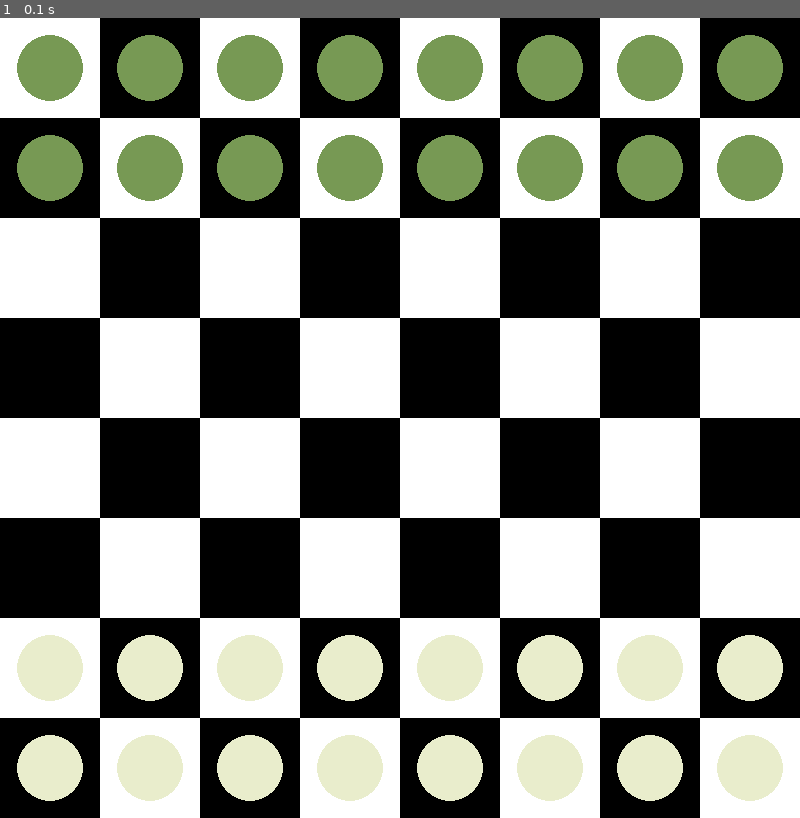
Above: before the commit, frame 1.
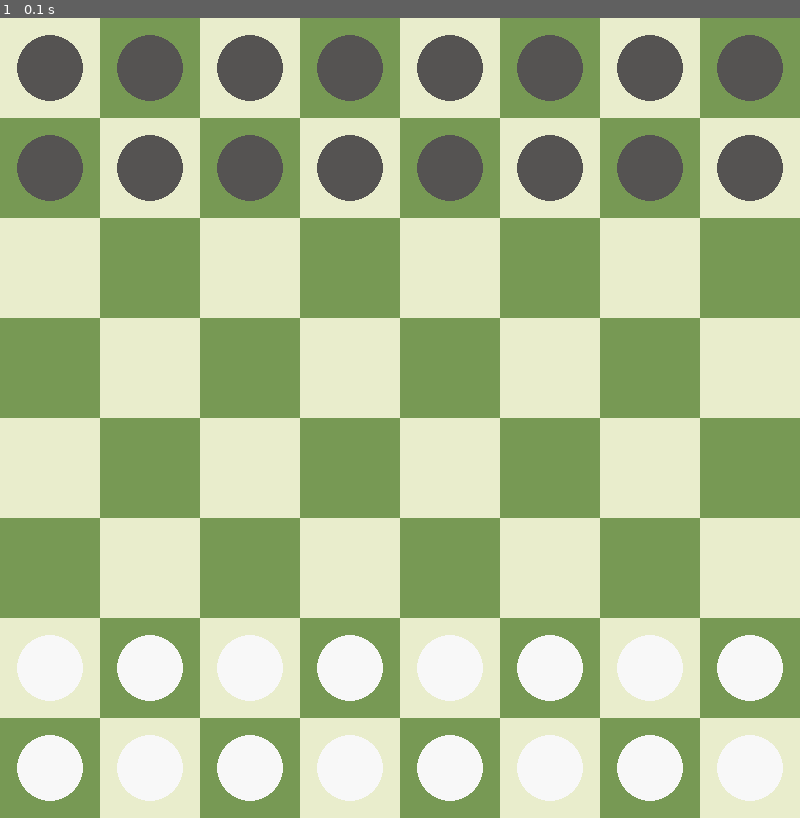
Above: after the commit, the same moment.

Repository: caleb-james-smith/PyGameChess
Game: pygame game, started from play.py
Same seed, same stepped clock (60 frames per second), same inputs: the game is played once before the commit and once after it.
Inputs:
- Up to frame 1 (0.1 s): no input

The runs differ from the first frame. In frame 1, 100% of the frame differs, in the area x 0-100%, y 0-100%.

Commit message:
Pick nice piece colors.

Diff:
--- a/play.py
+++ b/play.py
@@ -70,15 +70,14 @@
     # Define colors
     PURE_WHITE  = (255, 255, 255)
     PURE_BLACK  = (0, 0, 0)
-    BOARD_LIGHT_COLOR = PURE_WHITE
-    BOARD_DARK_COLOR  = PURE_BLACK
-    #BOARD_LIGHT_COLOR = (233, 237, 204)
-    #BOARD_DARK_COLOR  = (119, 153, 84)
-    # FIXME: pick nice piece colors
+    #BOARD_LIGHT_COLOR = PURE_WHITE
+    #BOARD_DARK_COLOR  = PURE_BLACK
     #PIECE_LIGHT_COLOR = PURE_WHITE
     #PIECE_DARK_COLOR  = PURE_BLACK
-    PIECE_LIGHT_COLOR = (233, 237, 204)
-    PIECE_DARK_COLOR  = (119, 153, 84)
+    BOARD_LIGHT_COLOR = (233, 237, 204)
+    BOARD_DARK_COLOR  = (119, 153, 84)
+    PIECE_LIGHT_COLOR = (248, 248, 248)
+    PIECE_DARK_COLOR  = (85, 83, 82)
 
     # Set up the drawing window (screen)
     SCREEN_WIDTH        = 800
